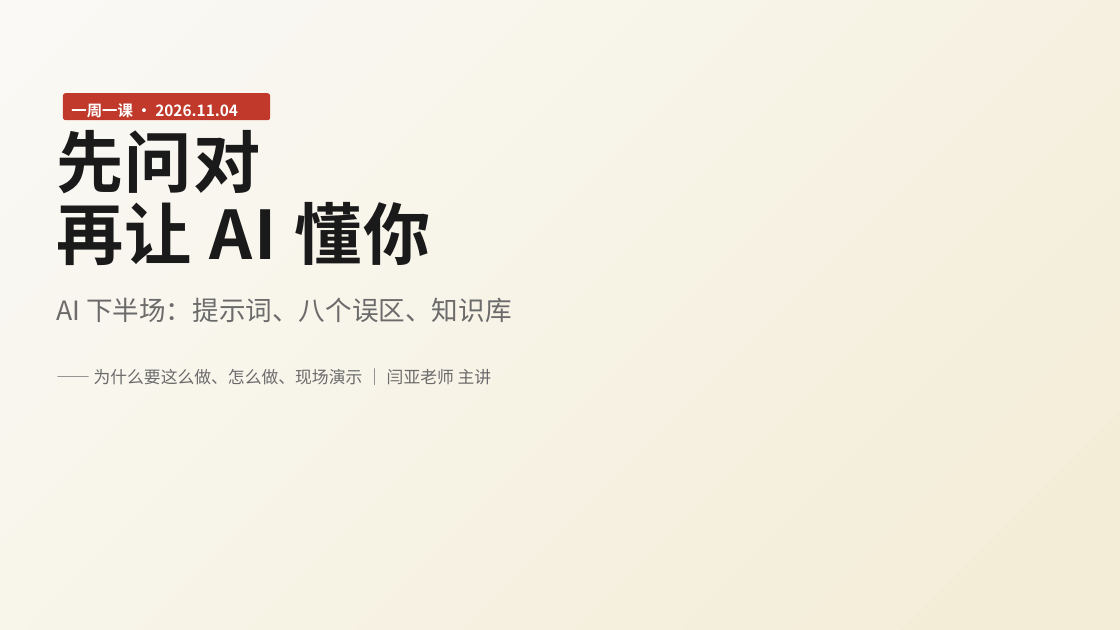
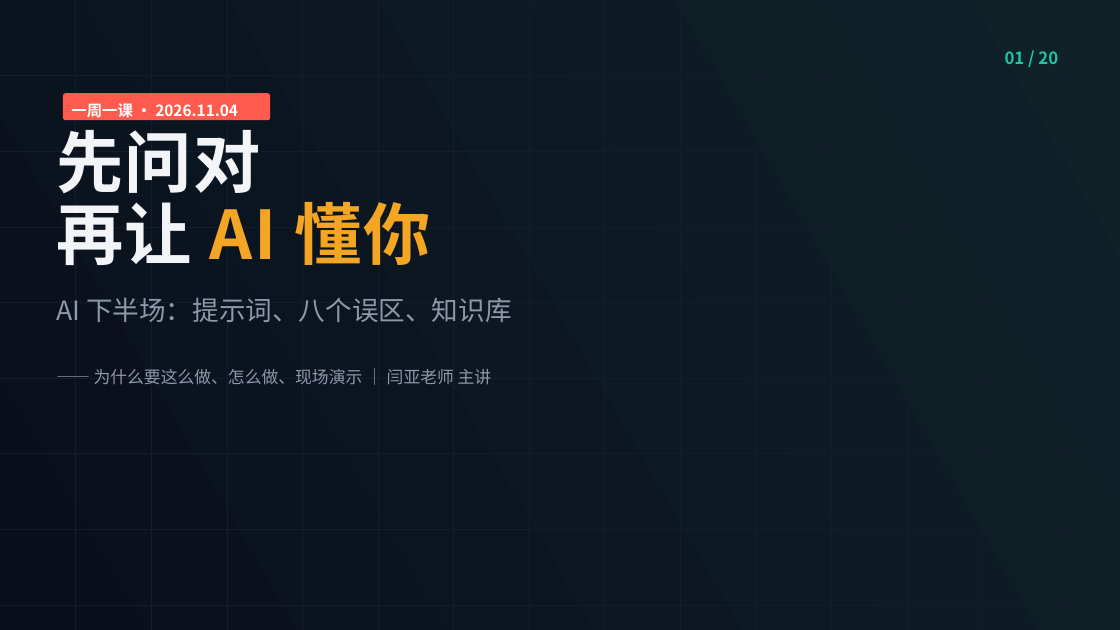
Before and after one commit to yayaaimengzhu-ops/plan, a slide deck: slide 1 of 11-04 先问对再让AI懂你-演示文稿·可编辑.pptx. Drawn at 1120x630 pixels with LibreOffice and Linux fonts; fonts in the diff are those of the drawing. Boxes give left, top, right and bottom in pixels: in the first picture for what was removed or moved away, otherwise in the second. Text is boxed around its words. In the diff, an @@ line names an element or a change of style, - is before the commit and + after.

```diff
--- a/11-04 先问对再让AI懂你-演示文稿·可编辑.pptx
+++ b/11-04 先问对再让AI懂你-演示文稿·可编辑.pptx
@@ background gradient #FAF9F5 to #F3ECD6 to gradient #0A0F1C to #0E2228 @@
@@ line added from (76, 0) to (76, 630), #141C2E 0.5 pt @@
@@ line added from (151, 0) to (151, 630), #141C2E 0.5 pt @@
@@ line added from (227, 0) to (227, 630), #141C2E 0.5 pt @@
@@ line added from (302, 0) to (302, 630), #141C2E 0.5 pt @@
@@ line added from (378, 0) to (378, 630), #141C2E 0.5 pt @@
@@ line added from (454, 0) to (454, 630), #141C2E 0.5 pt @@
@@ line added from (529, 0) to (529, 630), #141C2E 0.5 pt @@
@@ line added from (605, 0) to (605, 630), #141C2E 0.5 pt @@
@@ line added from (681, 0) to (681, 630), #141C2E 0.5 pt @@
@@ line added from (756, 0) to (756, 630), #141C2E 0.5 pt @@
@@ line added from (832, 0) to (832, 630), #141C2E 0.5 pt @@
@@ line added from (907, 0) to (907, 630), #141C2E 0.5 pt @@
@@ line added from (983, 0) to (983, 630), #141C2E 0.5 pt @@
@@ line added from (1059, 0) to (1059, 630), #141C2E 0.5 pt @@
@@ text added at [1005,51,1058,64], 14.4 pt, text #22C3A6, bold @@
+01 / 20
@@ line added from (0, 76) to (1120, 76), #141C2E 0.5 pt @@
@@ text "先问对" at [56,119,431,265]: text colour #1A1A1A to #F2F4F8 in "先问对", "再让"; text colour #1A1A1A to #F5A524 in "AI 懂你" @@
@@ rounded rectangle at [63,93,271,120]: fill #C0392B to #FF5A4E @@
@@ line added from (0, 151) to (1120, 151), #141C2E 0.5 pt @@
@@ line added from (0, 227) to (1120, 227), #141C2E 0.5 pt @@
@@ text "AI 下半场：提示词、八个误区、知识库" at [56,297,511,322]: text colour #6B6B6B to #8E98AA @@
@@ line added from (0, 302) to (1120, 302), #141C2E 0.5 pt @@
@@ line added from (0, 378) to (1120, 378), #141C2E 0.5 pt @@
@@ text "—— 为什么要这么做、怎么做、现场演示 ｜ 闫亚老师 主讲" at [94,369,492,385]: text colour #6B6B6B to #8E98AA @@
@@ line added from (0, 454) to (1120, 454), #141C2E 0.5 pt @@
@@ line added from (0, 529) to (1120, 529), #141C2E 0.5 pt @@
@@ line added from (0, 605) to (1120, 605), #141C2E 0.5 pt @@
```
Also in this commit, not shown: 19 other slides changed.
